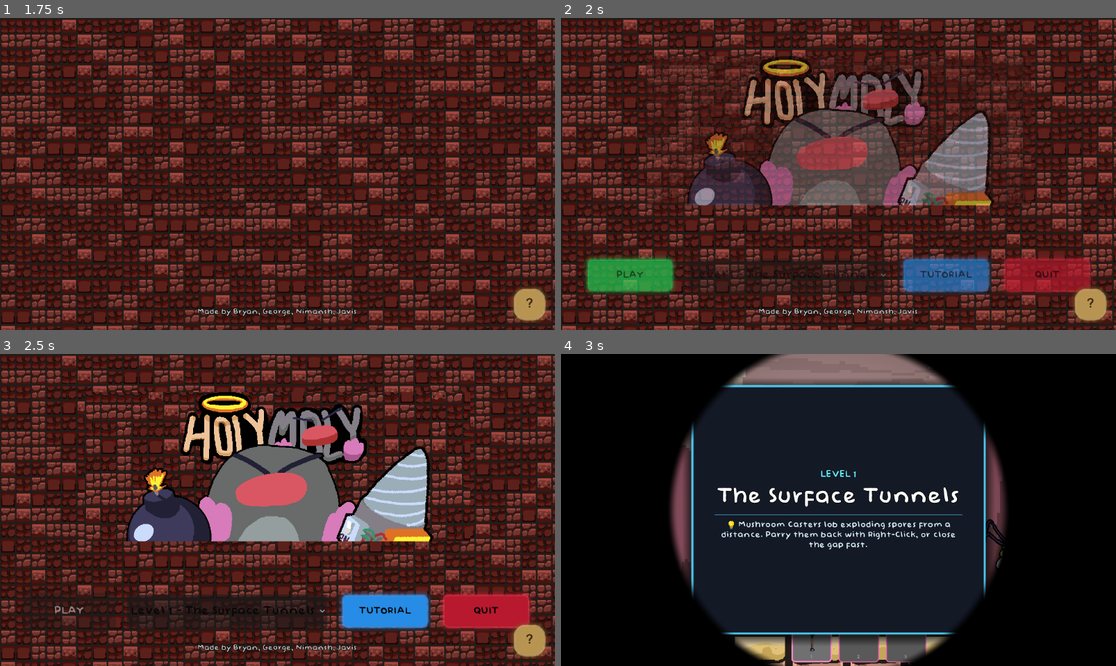
Above: before the commit, frames 1-4 (two rows, left to right).
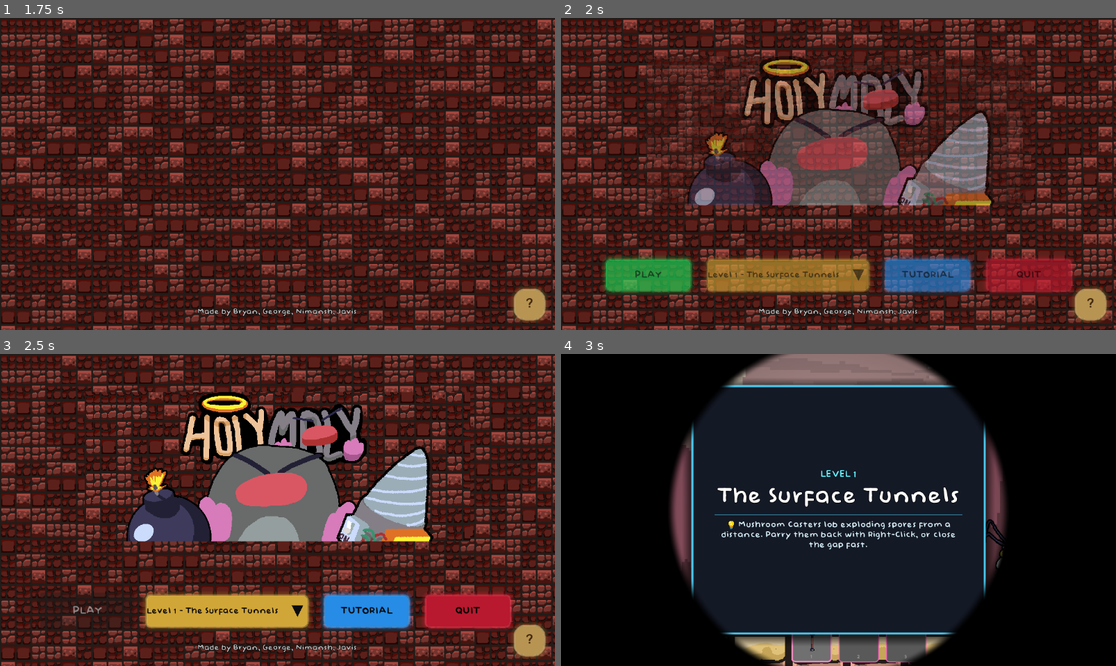
Above: after the commit, the same moments.

Repository: Geofoods/Holy-Moly
Game: Godot game, scene res://scenes/intro.tscn
The game is run twice, just before and just after one commit, with the same random seed, the same clock (stepped at 60 frames per second) and the same inputs. The engine's default icon, where the game draws it, is replaced by a stand-in: a white triangle on a blue panel in a dark square. Sound files missing from this copy of the repository are replaced by a short silence.
Inputs (mouse positions are in pixels of both pictures, inside the frame that each line leads up to):
- Up to frame 1 (1.75 s): tap Enter (ui_accept) at 0.5, 0.77, 1.52 s; move the mouse to (399, 158) at 0.52 s; hold Right (ui_right) 0.53-1.28 s; tap E at 0.6 s; click (399, 158) at 0.67 s; move the mouse to (166, 189) at 1.27 s; hold Left (ui_left) from 1.28 s (still down); tap R at 1.35 s
- Up to frame 2 (2 s): keep holding Left (ui_left)
- Up to frame 3 (2.5 s): release Left (ui_left) at 2 s; click "PLAY" at 2 s
- Up to frame 4 (3 s): click "Level 1 - The Surface Tunnels" at 2.75 s

Frame 1 is identical in both runs. In frame 2, 6.0% of the frame differs, in the area x 4-96%, y 76-89%; in frame 3, 5.6%; in frame 4, nothing differs.

Commit message:
fix error and update main menu ui

Diff:
--- a/scenes/intro.tscn
+++ b/scenes/intro.tscn
@@ -90,6 +90,34 @@
 corner_radius_bottom_left = 12
 shadow_size = 12
 shadow_color = Color(0.9, 0.1, 0.2, 0.5)
+
+[sub_resource type="StyleBoxFlat" id="StyleBoxFlat_levelpicker"]
+bg_color = Color(0.82, 0.65, 0.22, 1)
+border_width_left = 3
+border_width_top = 3
+border_width_right = 3
+border_width_bottom = 3
+border_color = Color(0.95, 0.82, 0.45, 0.4)
+corner_radius_top_left = 12
+corner_radius_top_right = 12
+corner_radius_bottom_right = 12
+corner_radius_bottom_left = 12
+shadow_size = 8
+shadow_color = Color(0.6, 0.45, 0.1, 0.35)
+
+[sub_resource type="StyleBoxFlat" id="StyleBoxFlat_levelpicker_hover"]
+bg_color = Color(0.92, 0.75, 0.3, 1)
+border_width_left = 3
+border_width_top = 3
+border_width_right = 3
+border_width_bottom = 3
+border_color = Color(1.0, 0.9, 0.55, 1)
+corner_radius_top_left = 12
+corner_radius_top_right = 12
+corner_radius_bottom_right = 12
+corner_radius_bottom_left = 12
+shadow_size = 12
+shadow_color = Color(0.7, 0.55, 0.15, 0.5)
 
 [sub_resource type="StyleBoxFlat" id="StyleBoxFlat_infobutton"]
 bg_color = Color(0.72, 0.58, 0.32, 1)
@@ -191,13 +219,16 @@
 text = "PLAY"
 
 [node name="LevelPickerOption" type="OptionButton" parent="CenterContainer/VBoxContainer/ButtonContainer"]
-custom_minimum_size = Vector2(180, 70)
+custom_minimum_size = Vector2(340, 70)
 layout_mode = 2
 theme_override_colors/font_color = Color(0.03, 0.03, 0.03, 1)
 theme_override_colors/font_outline_color = Color(0, 0, 0, 1)
 theme_override_fonts/font = ExtResource("6_es01l")
-theme_override_font_sizes/font_size = 28
-alignment = 1
+theme_override_font_sizes/font_size = 20
+theme_override_styles/normal = SubResource("StyleBoxFlat_levelpicker")
+theme_override_styles/pressed = SubResource("StyleBoxFlat_levelpicker_hover")
+theme_override_styles/hover = SubResource("StyleBoxFlat_levelpicker_hover")
+theme_override_styles/focus = SubResource("StyleBoxFlat_levelpicker_hover")
 
 [node name="TutorialButton" type="Button" parent="CenterContainer/VBoxContainer/ButtonContainer" unique_id=223072364]
 custom_minimum_size = Vector2(180, 70)
--- a/scripts/bat_enemy.gd
+++ b/scripts/bat_enemy.gd
@@ -4,6 +4,7 @@
 const SINE_AMPLITUDE = 80.0
 const SINE_FREQUENCY = 5.0
 const SWOOP_SPEED = 500.0
+const DETECT_RANGE = 300.0
 
 var direction := 1.0
 var sine_time := 0.0
--- a/scripts/intro.gd
+++ b/scripts/intro.gd
@@ -148,7 +148,7 @@
 
 func _setup_level_picker(picker: OptionButton) -> void:
 	picker.clear()
-	picker.add_item("SELECT LEVEL")
+	picker.add_item("LEVELS")
 	picker.set_item_disabled(0, true)
 
 	_level_keys = LevelData.LEVELS.keys()
@@ -160,6 +160,23 @@
 
 	picker.item_selected.connect(_on_level_picked)
 
+	# Create a bold black dropdown arrow icon
+	var arrow_size := 24
+	var img := Image.create(arrow_size, arrow_size, false, Image.FORMAT_RGBA8)
+	img.fill(Color(0, 0, 0, 0))
+	var black := Color(0.05, 0.05, 0.05, 1.0)
+	# Draw a filled downward triangle
+	for y in arrow_size:
+		var progress := float(y) / float(arrow_size - 1)
+		var half_w := int((1.0 - progress) * float(arrow_size) * 0.5)
+		var cx: int = arrow_size / 2
+		for x in range(cx - half_w, cx + half_w + 1):
+			if x >= 0 and x < arrow_size:
+				img.set_pixel(x, y, black)
+	var arrow_tex := ImageTexture.create_from_image(img)
+	picker.add_theme_icon_override("arrow", arrow_tex)
+	picker.add_theme_constant_override("arrow_margin", 12)
+
 func _on_level_picked(_index: int) -> void:
 	SFX.play_ui("ui_click")
 
